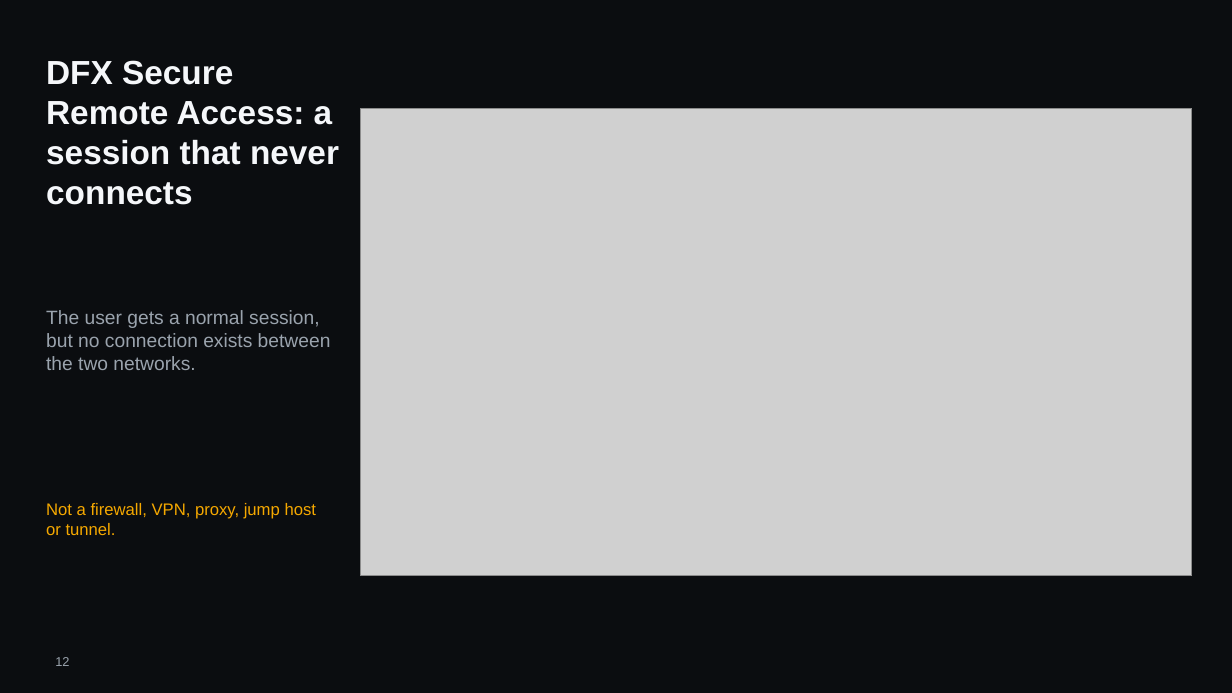
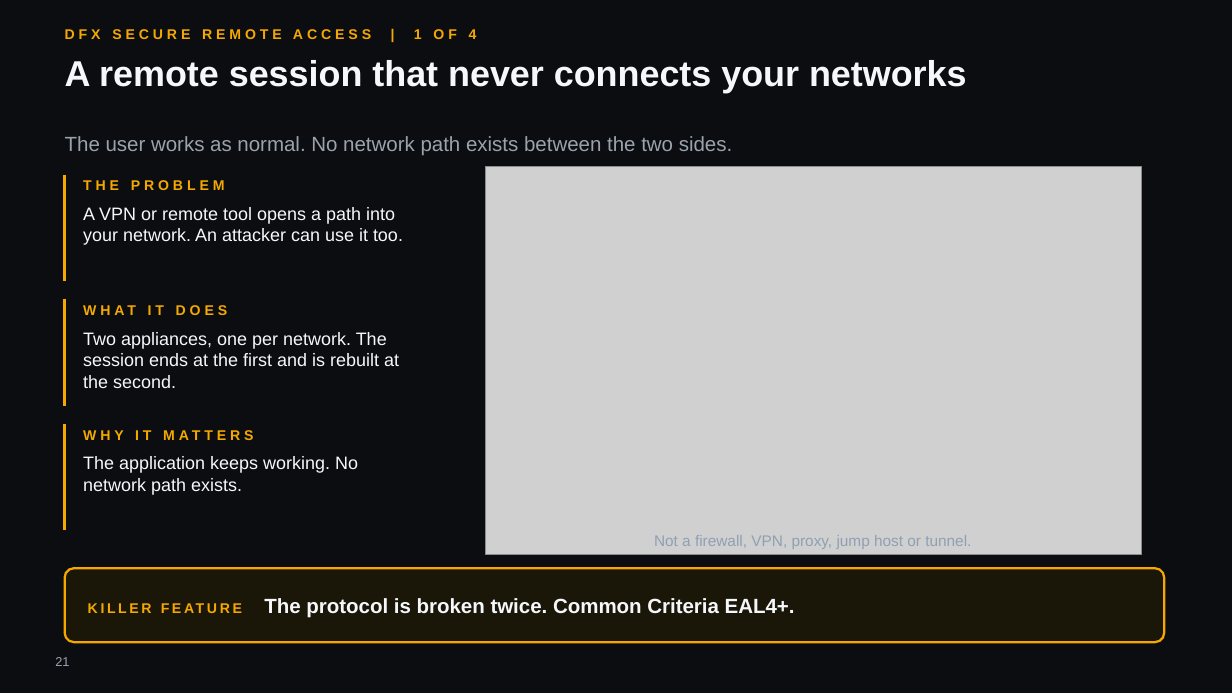
Before and after one commit to hybridus/DFX_Marketing, a slide deck: slide 21 of Projects/03_Presales_Master_Deck/pilot/DFX_Master_deck.pptx (slide 12 before the commit). Drawn at 1232x693 pixels with LibreOffice and Linux fonts; fonts in the diff are those of the drawing; grey boxes stand for pictures; background and template pictures are left out. Boxes give left, top, right and bottom in pixels: in the first picture for what was removed or moved away, otherwise in the second. Text is boxed around its words. In the diff, an @@ line names an element or a change of style, - is before the commit and + after.

```diff
--- a/Projects/03_Presales_Master_Deck/pilot/DFX_Master_deck.pptx
+++ b/Projects/03_Presales_Master_Deck/pilot/DFX_Master_deck.pptx
@@ text added at box(65, 29, 477, 39), 11 pt, text #F5A800, bold @@
+DFX SECURE REMOTE ACCESS | 1 OF 4
@@ text at box(65, 60, 967, 93): text changed; size 26 to 28 pt @@
-DFX Secure Remote Access: a session that never connects
+A remote session that never connects your networks
@@ text at box(65, 136, 733, 156): text changed; size 15 to 16 pt @@
-The user gets a normal session, but no connection exists between the two networks.
+The user works as normal. No network path exists between the two sides.
@@ line added from (65, 175) to (65, 281), #F5A800 2.5 pt @@
@@ picture: place and size @@
-picture at box(360, 108, 1192, 576)
+picture at box(485, 166, 1141, 555)
@@ text added at box(83, 180, 225, 190), 11 pt, text #F5A800, bold @@
+THE PROBLEM
@@ text added at box(83, 207, 403, 245), 14 pt, text #F5F7FA @@
+A VPN or remote tool opens a path into your network. An attacker can use it too.
@@ line added from (65, 299) to (65, 406), #F5A800 2.5 pt @@
@@ text added at box(83, 301, 407, 327), 11 pt, text #F5A800, bold @@
+WHAT IT DOES
@@ text added at box(83, 332, 399, 388), 14 pt, text #F5F7FA @@
+Two appliances, one per network. The session ends at the first and is rebuilt at the second.
@@ line added from (65, 424) to (65, 531), #F5A800 2.5 pt @@
@@ text added at box(83, 426, 407, 452), 11 pt, text #F5A800, bold @@
+WHY IT MATTERS
@@ text added at box(83, 456, 358, 495), 14 pt, text #F5F7FA @@
+The application keeps working. No network path exists.
@@ text "Not a firewall, VPN, proxy, ...": place and size @@
-text "Not a firewall, VPN, proxy, ..." at box(46, 503, 316, 535)
+text "Not a firewall, VPN, proxy, ..." at box(654, 535, 971, 549)
@@ text "Not a firewall, VPN, proxy, ..." at box(654, 535, 971, 549): size 13 to 12 pt, text colour #F5A800 to #8FA0B3; alignment left to centre; vertical alignment top to middle @@
@@ rounded rectangle added at box(65, 568, 1165, 642), fill #1A1608, outline #F5A800 1.75 pt @@
@@ text added at box(264, 598, 795, 618), 16 pt, text #F5F7FA, bold @@
+KILLER FEATURE The protocol is broken twice. Common Criteria EAL4+.
@@ page number at box(55, 657, 69, 666): text changed @@
-12
+21
```
Also in this commit, not shown: 5 other slides changed, 20 slides added, 5 slides removed, 19 other files.
